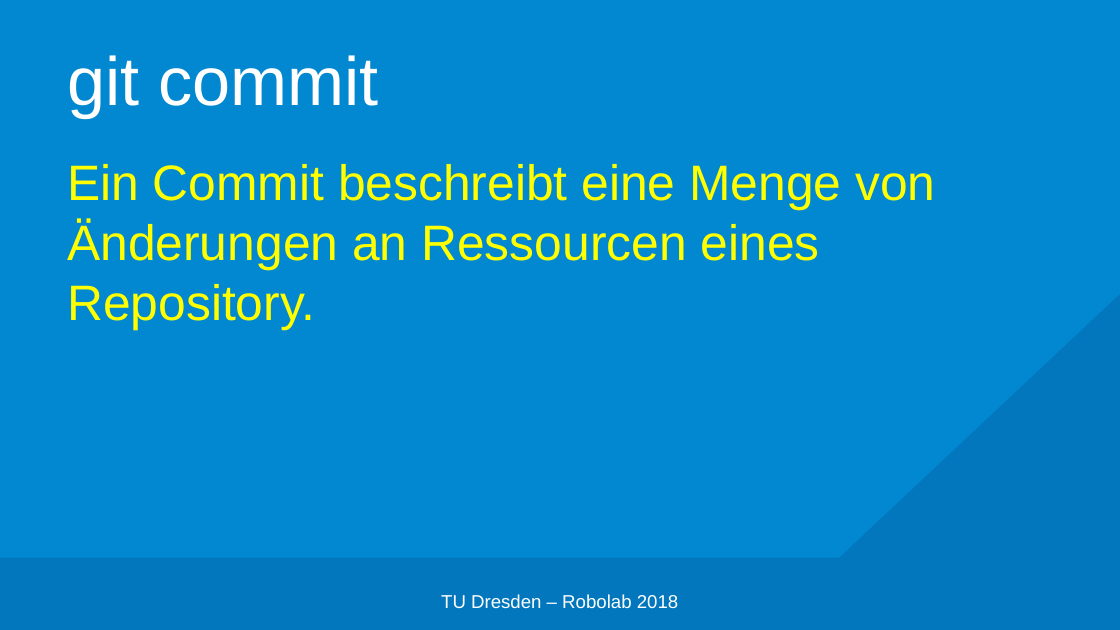
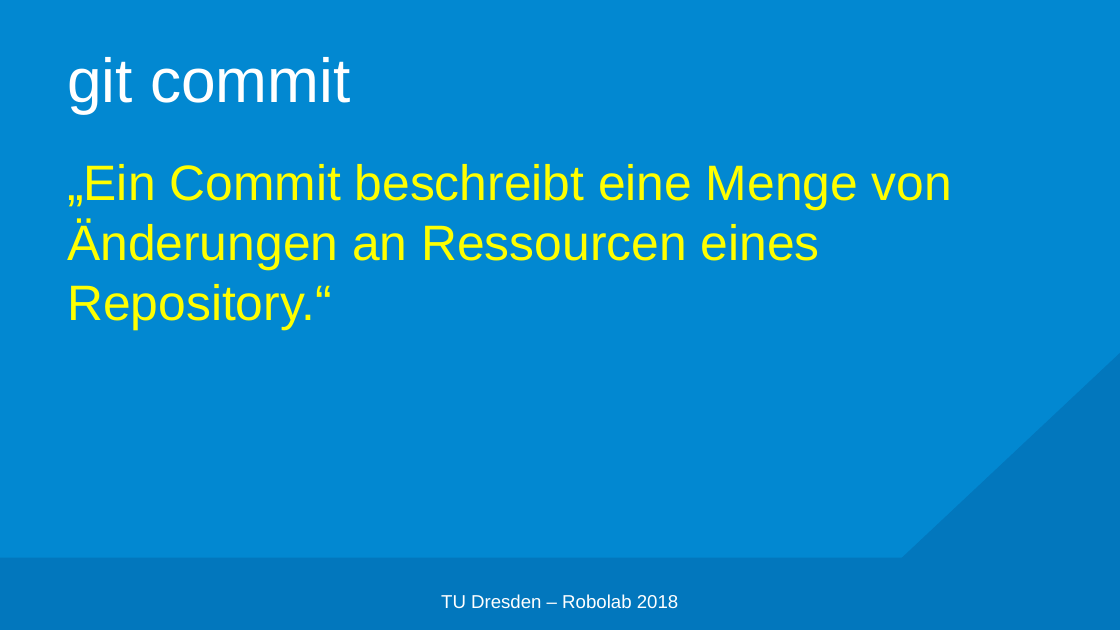
Before and after one commit to edisontrent1337/gitslides, a slide deck: slide 17 of Git.pptx. Drawn at 1120x630 pixels with LibreOffice and Linux fonts; fonts in the diff are those of the drawing; background and template pictures are left out. Boxes give left, top, right and bottom in pixels: in the first picture for what was removed or moved away, otherwise in the second. Text is boxed around its words. In the diff, an @@ line names an element or a change of style, - is before the commit and + after.

```diff
--- a/Git.pptx
+++ b/Git.pptx
@@ title "git commit" at <box>67,57,350,113</box>: size 44 to 40 pt @@
@@ right triangle: place and size @@
-right triangle at <box>405,0,1120,630</box>
+right triangle at <box>468,0,1120,630</box>
@@ text at <box>67,164,952,330</box>: text changed @@
-Ein Commit beschreibt eine Menge von Änderungen an Ressourcen eines Repository.
+„Ein Commit beschreibt eine Menge von Änderungen an Ressourcen eines Repository.“
```
Also in this commit, not shown: 18 other slides changed, 5 slides added.
